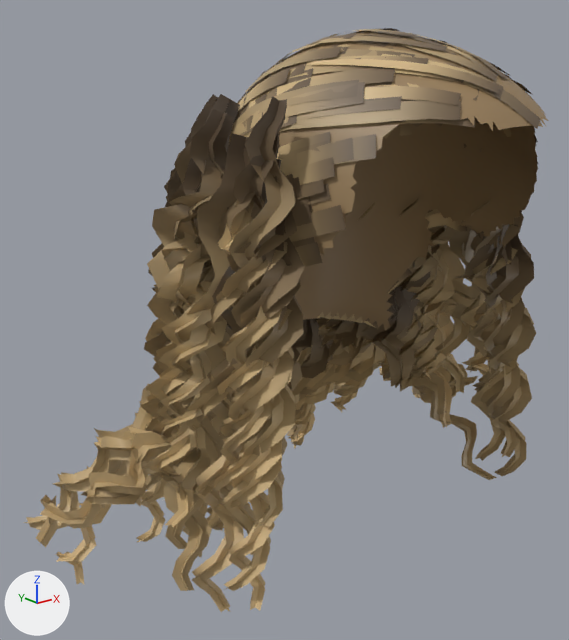
The glTF model game/assets/characters/kenny_curls.glb, before and after one commit.
Both versions are drawn from a camera (50 mm lens) standing at (-0.324, -0.212, 1.819) and looking at (-0.005, 0.186, 1.659). Every picture has the same lights, and +X, +Y and +Z are marked at lower left. The first picture is the older version.

Names of what the first picture shows: 'CurlCap', 'CurlRinglets', 'CurlSlick'.
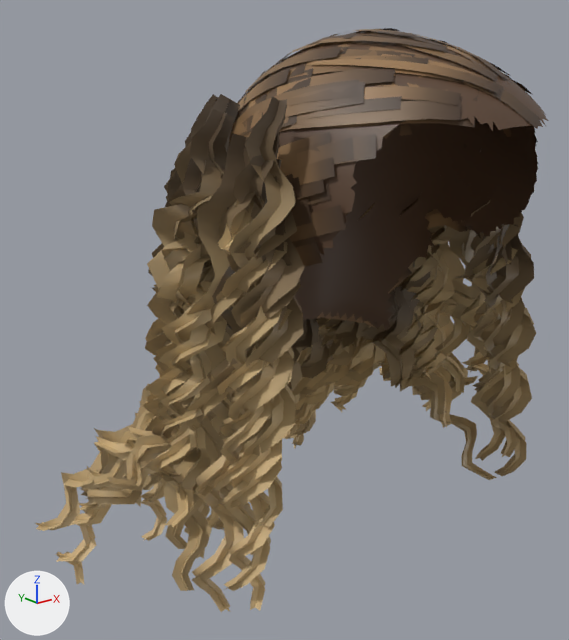
Boxes [x1, y1, x2, y2] around the edits, measured in the pictures (569 x 640 px; the box of a moved part takes in the faces that stretch with it):
'CurlRinglets', reshaped
    before: [23, 94, 536, 612]
    after: [35, 94, 536, 612]
part 1 of me_curlcap, recoloured (darker)
    both: [279, 32, 548, 331]
part 2 of me_curlringlets, moved or reshaped (mostly hidden)
    before: [23, 346, 468, 558]
    after: [107, 346, 468, 559]
part 3 of me_curlringlets, edited (looks the same)
    both: [143, 287, 371, 450]
part 4 of me_curlslick, recoloured (darker)
    both: [230, 28, 540, 329]

The change in detail:
me_curlcap has 2387 vertices, 4547 faces and spans x -0.081..0.086, y 0.014..0.211, z 1.645..1.84.
me_curlcap is used by ob_curlcap; location (0.0, 0.0, 0.0).
me_curlcap part 1: 4547 faces centred in x -0.081..0.086, y 0.015..0.211, z 1.648..1.84 are repainted in the vertex colours; the middle colour goes from brown #967c58 to brown #58402e.
me_curlringlets is used by ob_curlringlets; location (0.0, 0.0, 0.0).
me_curlringlets had 14728 vertices, 14176 faces and spanned x -0.187..0.212, y 0.066..0.311, z 1.43..1.814.
me_curlringlets now has 14592 vertices, 14040 faces and spans x -0.162..0.217, y 0.066..0.306, z 1.429..1.814.
me_curlringlets part 2: 695 vertices moved from x -0.128..0.193, y 0.15..0.306, z 1.447..1.673 to x -0.127..0.194, y 0.151..0.301, z 1.447..1.673; 364 vertices removed from x -0.187..0.212, y 0.15..0.311, z 1.43..1.627; 228 vertices added at x -0.153..0.217, y 0.153..0.306, z 1.429..1.622.
me_curlringlets part 3: 338 kept faces spanning x -0.123..0.1, y 0.145..0.277, z 1.55..1.725 get new vertex colours; the middle colour goes from brown #9d8763 to brown #a8916a.
me_curlslick has 7280 vertices, 6240 faces and spans x -0.084..0.089, y 0.011..0.214, z 1.645..1.842.
me_curlslick is used by ob_curlslick; location (0.0, 0.0, 0.0).
me_curlslick part 4: 6240 faces centred in x -0.084..0.089, y 0.018..0.214, z 1.647..1.842 are repainted in the vertex colours; the middle colour goes from brown #b59c72 to brown #826443.
